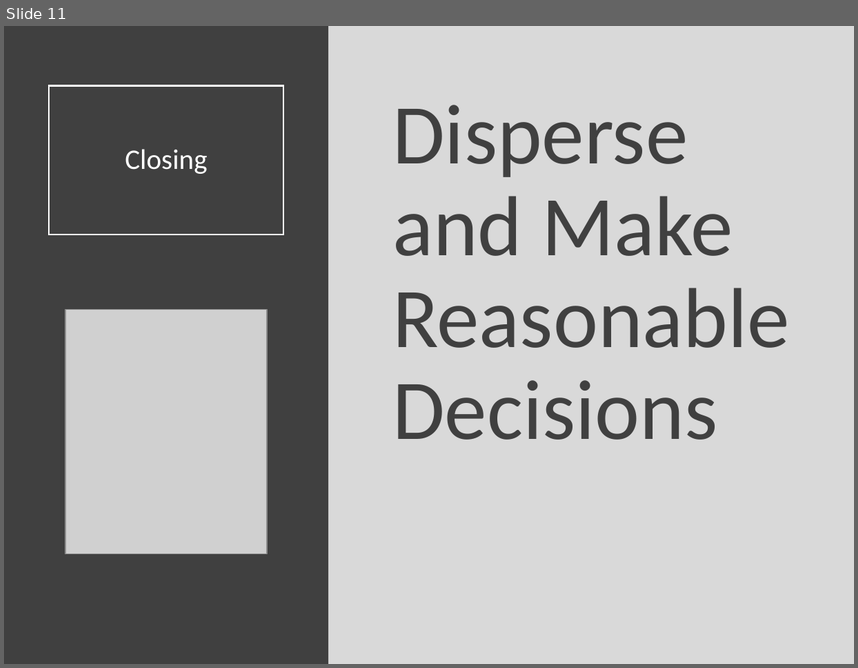
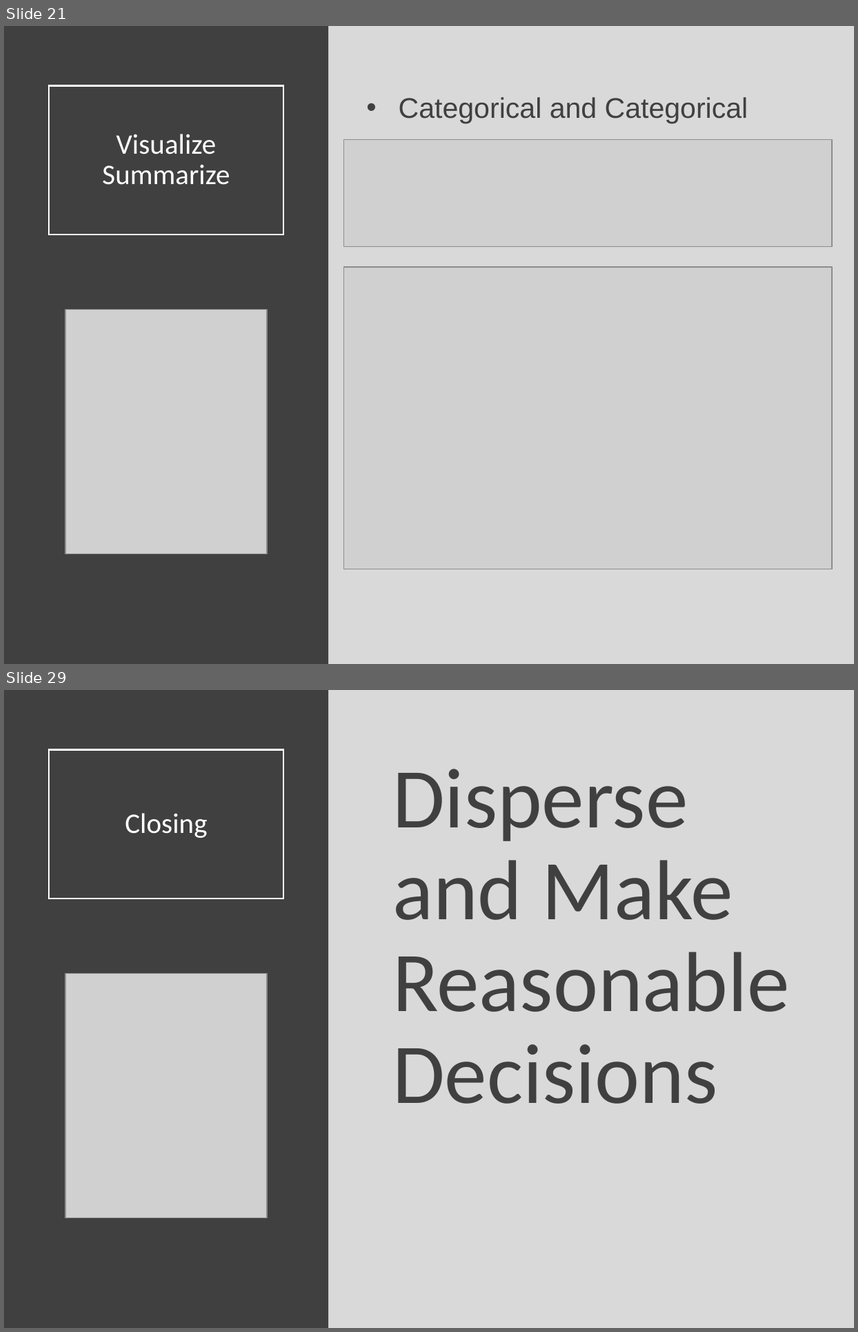
Before and after one commit to Yixf-Self/STOR320_WEBSITE, a slide deck: Lecture/Lecture 8/Lecture 8.pptx. Shown one above the other, each under a label of ours: slide 11 before the commit, slides 21 and 29 after it; the slides between them are not shown. The pictures are 858x668 and 858x1332 pixels, drawn with LibreOffice and Linux fonts; fonts in the diff are those of the drawing; grey boxes stand for pictures. Boxes give left, top, right and bottom in pixels: in the first picture for what was removed or moved away, otherwise in the second. Text is boxed around its words. In the diff, an @@ line names an element or a change of style, - is before the commit and + after.

```diff
--- a/Lecture/Lecture 8/Lecture 8.pptx
+++ b/Lecture/Lecture 8/Lecture 8.pptx
@@ slide 21 added at (4,26,854,664), background #D9D9D9 @@
@@ rectangle added at (4,26,329,664), fill #404040 @@
@@ title added at (49,85,283,234), outline #FFFFFF 1.5 pt, 24 pt, text #FFFFFF @@
+Visualize
+Summarize
@@ text added at (399,97,749,124), 24 pt, text #404040 @@
+• Categorical and Categorical
@@ picture added at (344,139,832,246) @@
@@ picture added at (344,267,832,568) @@
@@ picture added at (65,309,267,553) @@
@@ what was slide 11 is now slide 29 @@
```
Also in this commit, not shown: 6 slides changed, 18 other slides added, 1 slide removed, 7 other files.
